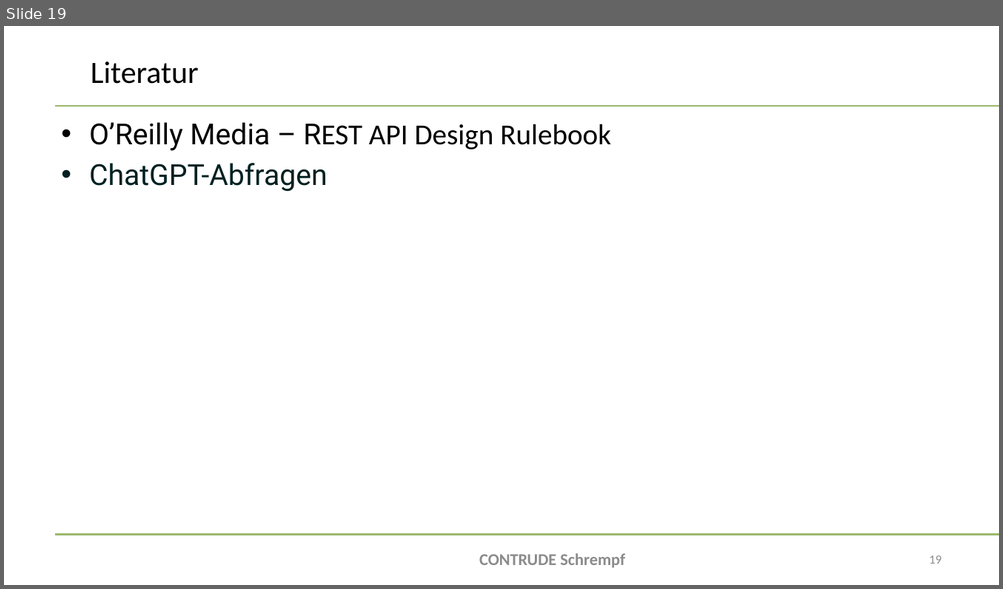
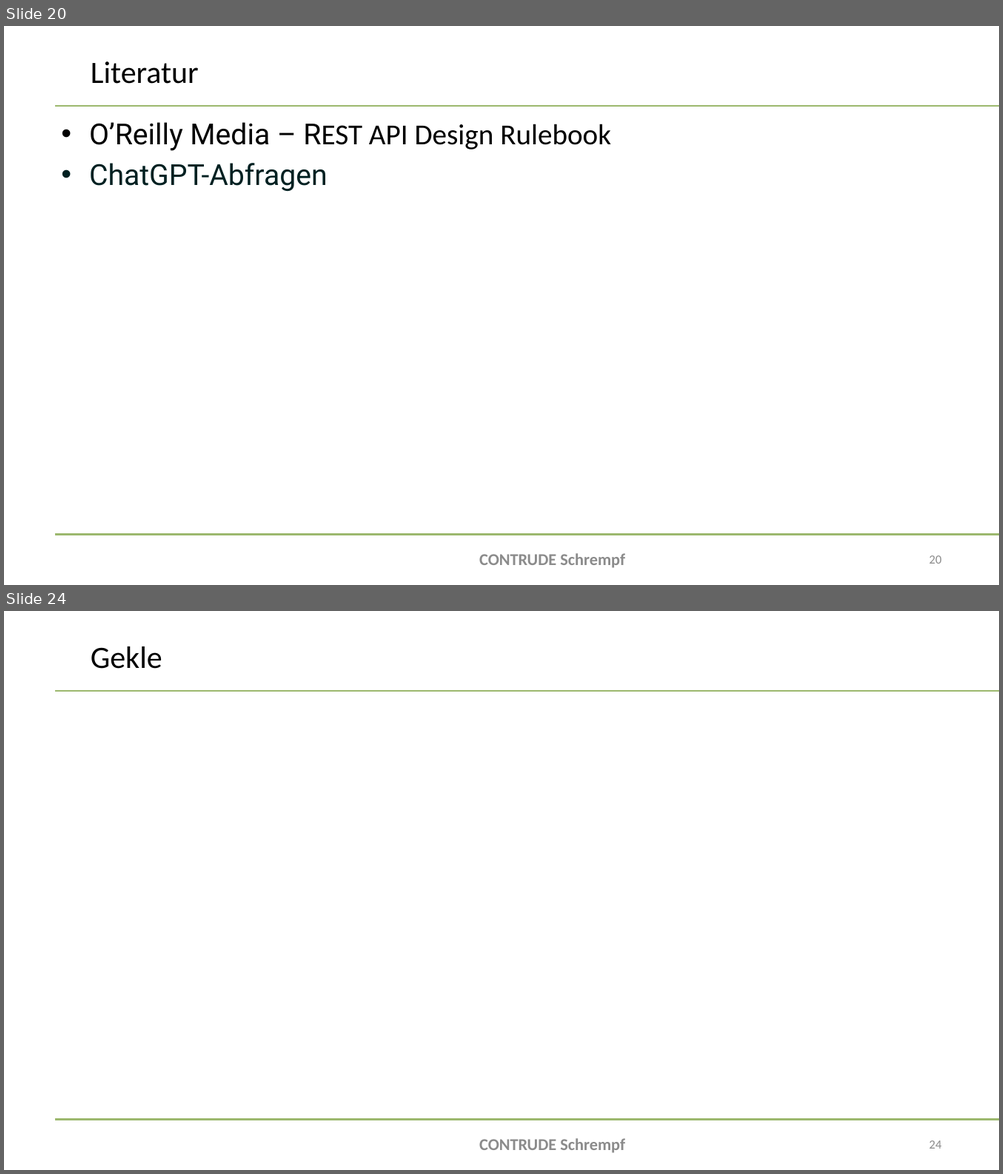
Before and after one commit to bitsneak/Contrude, a slide deck: Diplomarbeit/doc/Presentations/DA-Präsentation2025-Verteidigung.pptx. Shown one above the other, each under a label of ours: slide 19 before the commit, slides 20 and 24 after it; the slides between them are not shown. The pictures are 1003x589 and 1003x1174 pixels, drawn with LibreOffice and Linux fonts; fonts in the diff are those of the drawing; background and template pictures are left out. Boxes give left, top, right and bottom in pixels: in the first picture for what was removed or moved away, otherwise in the second. Text is boxed around its words. In the diff, an @@ line names an element or a change of style, - is before the commit and + after.

Commit message:
completed schrempf schiff präsi

```diff
--- a/Diplomarbeit/doc/Presentations/DA-Präsentation2025-Verteidigung.pptx
+++ b/Diplomarbeit/doc/Presentations/DA-Präsentation2025-Verteidigung.pptx
@@ slide 24 added at <box>4,611,999,1170</box>, background #FFFFFF; not listed: 2 template elements that a slide beside it also shows @@
@@ title added at <box>91,647,162,669</box>, 30 pt, text #000000 @@
+Gekle
@@ text added at <box>479,1139,625,1153</box>, 16 pt, text #8C8C8C, bold @@
+CONTRUDE Schrempf
@@ page number added at <box>929,1141,942,1149</box>, 12 pt, text #8C8C8C @@
+24
@@ what was slide 19 is now slide 20 @@
@@ page number at <box>929,556,942,564</box>: text changed @@
-19
+20
```
Also in this commit, not shown: 5 slides changed, 3 other slides added.
